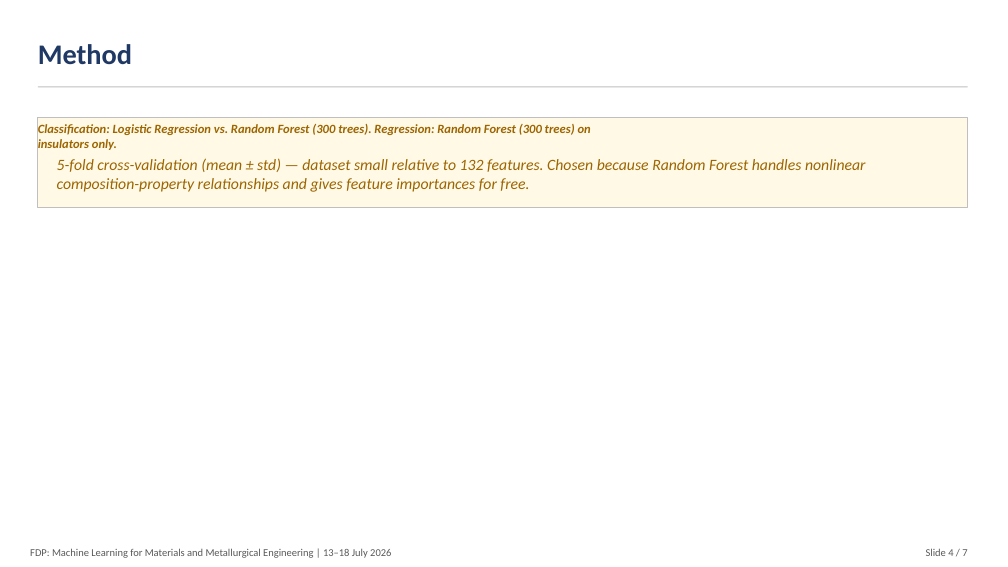
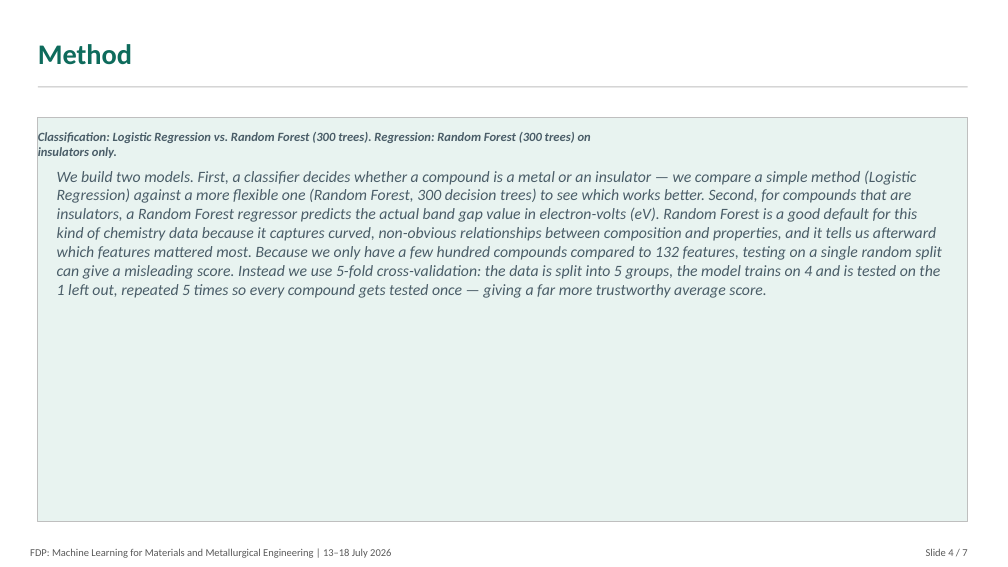
Before and after one commit to ShahiDDU/snse-bandgap-ml-capstone, a slide deck: slide 4 of SnSe_Capstone_Slides.pptx. Drawn at 1008x567 pixels with LibreOffice and Linux fonts; fonts in the diff are those of the drawing. Boxes give left, top, right and bottom in pixels: in the first picture for what was removed or moved away, otherwise in the second. Text is boxed around its words. In the diff, an @@ line names an element or a change of style, - is before the commit and + after.

Commit message:
Recolor theme to teal/emerald + slate, expand slide and report content

```diff
--- a/SnSe_Capstone_Slides.pptx
+++ b/SnSe_Capstone_Slides.pptx
@@ text "Method" at (38,44,132,65): text colour #1F3864 to #0E6B5C @@
@@ rectangle: place and size @@
-rectangle at (38,117,968,208)
+rectangle at (38,117,968,522)
@@ rectangle at (38,117,968,522): fill #FFF9E6 to #E8F3F0 @@
@@ text "Classification: Logistic Regression vs. Random ..." at (38,132,591,158): text colour #9C6500 to #4A5D68; vertical alignment middle to top @@
@@ text at (57,171,942,298): text changed; text colour #9C6500 to #4A5D68 @@
-5-fold cross-validation (mean ± std) — dataset small relative to 132 features. Chosen because Random Forest handles nonlinear composition-property relationships and gives feature importances for free.
+We build two models. First, a classifier decides whether a compound is a metal or an insulator — we compare a simple method (Logistic Regression) against a more flexible one (Random Forest, 300 decision trees) to see which works better. Second, for compounds that are insulators, a Random Forest regressor predicts the actual band gap value in electron-volts (eV). Random Forest is a good default for this kind of chemistry data because it captures curved, non-obvious relationships between composition and properties, and it tells us afterward which features mattered most. Because we only have a few hundred compounds compared to 132 features, testing on a single random split can give a misleading score. Instead we use 5-fold cross-validation: the data is split into 5 groups, the model trains on 4 and is tested on the 1 left out, repeated 5 times so every compound gets tested once — giving a far more trustworthy average score.
@@ text "We build two models. First, ..." at (57,171,942,298): vertical alignment middle to top @@
```
Also in this commit, not shown: 6 other slides changed, 5 other files.
